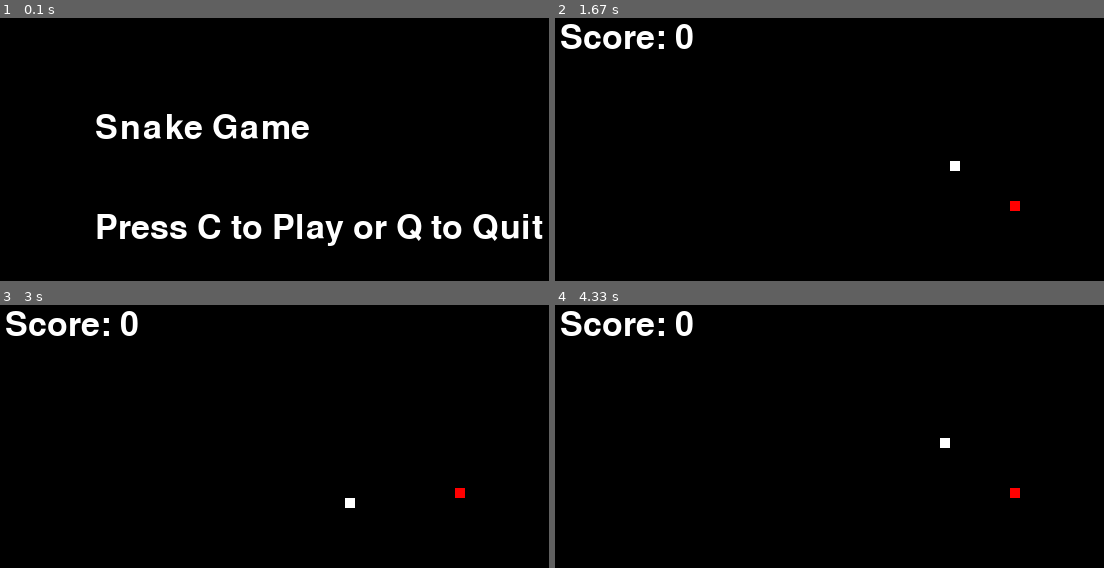
Above: before the commit, frames 1-4 (two rows, left to right).
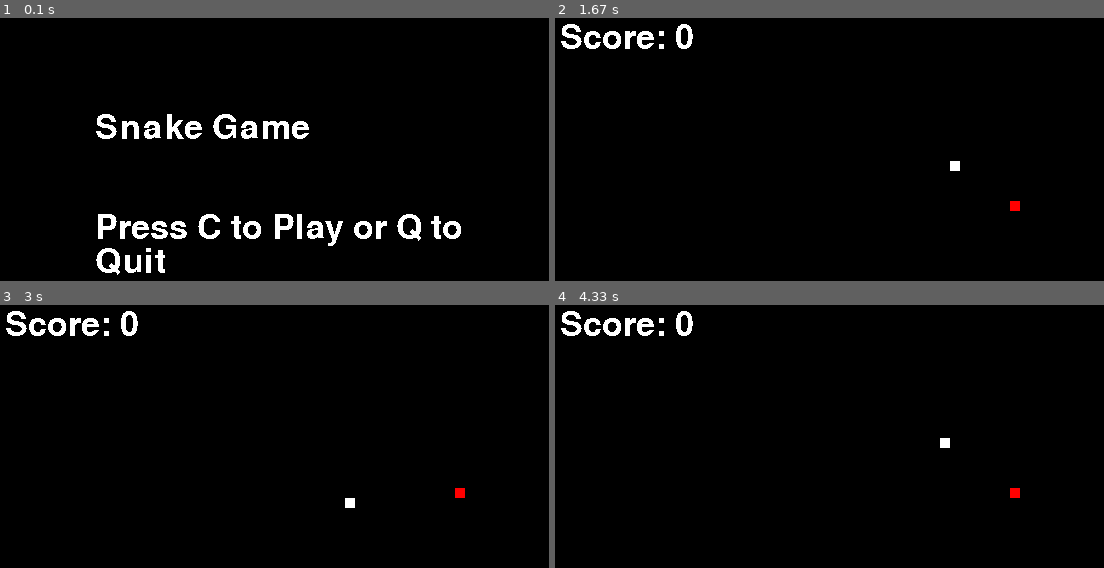
Above: after the commit, the same moments.

Repository: antonionoca1/snake-pygame
Game: pygame game, started from main.py
Same seed, same stepped clock (60 frames per second), same inputs: the game is played once before the commit and once after it.
Inputs:
- Up to frame 1 (0.1 s): no input
- Up to frame 2 (1.67 s): tap C at 0.33 s; hold Right 0.67-1.13 s; hold Up 1.17-1.47 s; hold Right from 1.5 s (still down)
- Up to frame 3 (3 s): release Right at 1.97 s; hold Left 2-2.53 s; hold Down 2.57-2.87 s; hold Left from 2.9 s (still down)
- Up to frame 4 (4.33 s): release Left at 3.3 s; hold Up 3.33-3.7 s; hold Right from 3.73 s (still down)

The runs differ from the first frame. In frame 1, 2.3% of the frame differs, in the area x 17-99%, y 36-98%; in frame 2, 0.3%; in frame 3, 0.3%; in frame 4, 0.3%.

Commit message:
[snake-2] implemented word wrap for game over screen

Diff:
--- a/main.py
+++ b/main.py
@@ -66,10 +66,42 @@
         snake_body.pop()
     return snake_body
 
-def draw_text(screen, text, font, color, position):
-    """Renders and draws text on the screen."""
-    text_surface = font.render(text, True, color)
-    screen.blit(text_surface, position)
+def draw_text(screen, text, font, color, rect, aa=False, bkg=None):
+    y = rect.top
+    line_spacing = -2
+
+    # get the height of the font
+    font_height = font.size("Tg")[1]
+
+    while text:
+        i = 1
+
+        # determine if the row of text will be outside our area
+        if y + font_height > rect.bottom:
+            break
+
+        # determine maximum width of line
+        while font.size(text[:i])[0] < rect.width and i < len(text):
+            i += 1
+
+        # if we've wrapped the text, then adjust the wrap to the last word
+        if i < len(text):
+            i = text.rfind(" ", 0, i) + 1
+
+        # render the line and blit it to the screen
+        if bkg:
+            image = font.render(text[:i], 1, color, bkg)
+            image.set_colorkey(bkg)
+        else:
+            image = font.render(text[:i], aa, color)
+
+        screen.blit(image, (rect.left, y))
+        y += font_height + line_spacing
+
+        # remove the text we just blitted
+        text = text[i:]
+
+    return text
 
 def draw_game_elements(screen, snake_body, food_position, snake_block):
     """Draws all game elements on the screen."""
@@ -81,8 +113,13 @@
 def show_screen(screen, title, subtitle, font, clock, color=(255, 255, 255)):
     """Displays a generic screen with a title and subtitle, waiting for a key press."""
     screen.fill((0, 0, 0))
-    draw_text(screen, title, font, color, [screen.get_width() / 6, screen.get_height() / 4])
-    draw_text(screen, subtitle, font, color, [screen.get_width() / 6, screen.get_height() / 2])
+
+    title_rect = pygame.Rect(screen.get_width() / 6, screen.get_height() / 4, screen.get_width() * 2 / 3, screen.get_height() / 4)
+    draw_text(screen, title, font, color, title_rect)
+
+    subtitle_rect = pygame.Rect(screen.get_width() / 6, screen.get_height() / 2, screen.get_width() * 2 / 3, screen.get_height() / 2)
+    draw_text(screen, subtitle, font, color, subtitle_rect)
+
     pygame.display.update()
 
     waiting = True
@@ -141,7 +178,7 @@
         snake_body = update_snake_body(snake_body, snake_position, ate_food)
 
         draw_game_elements(screen, snake_body, food_position, snake_block)
-        draw_text(screen, f"Score: {score}", font, (255, 255, 255), [10, 10])
+        draw_text(screen, f"Score: {score}", font, (255, 255, 255), pygame.Rect(10, 10, 200, 50))
         pygame.display.update()
 
         if game_over:
